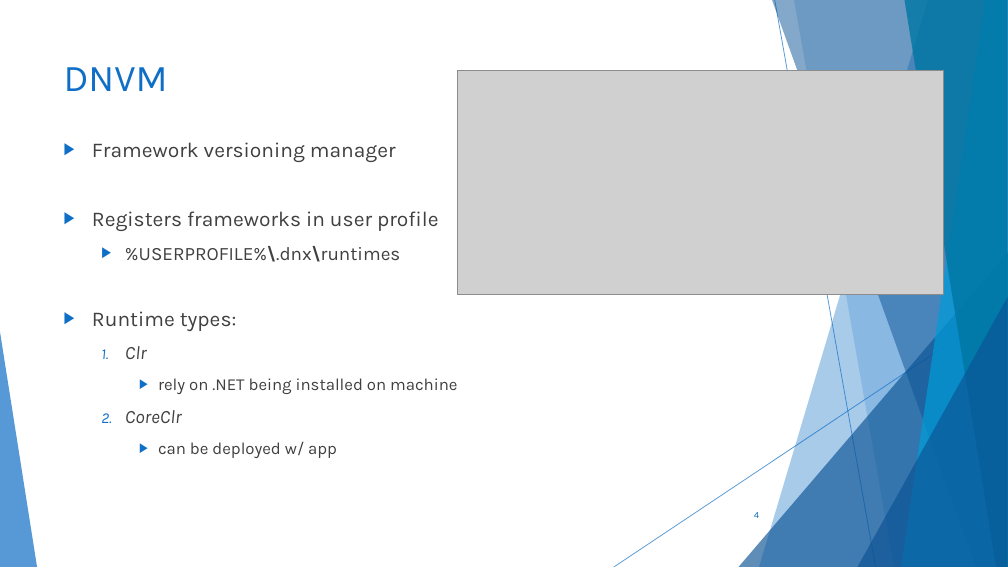
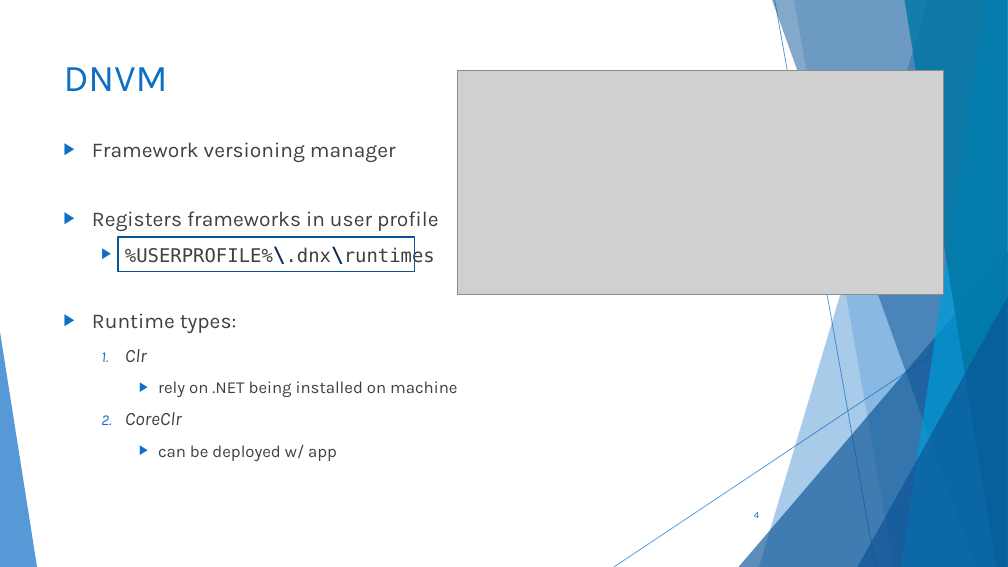
Before and after one commit to scottaddie/slide-decks, a slide deck: slide 4 of Getting Started with ASP.NET Core 1.0 in VS Code - SFLCC.pptx. Drawn at 1008x567 pixels with LibreOffice and Linux fonts; fonts in the diff are those of the drawing; grey boxes stand for pictures. Boxes give left, top, right and bottom in pixels: in the first picture for what was removed or moved away, otherwise in the second. Text is boxed around its words. In the diff, an @@ line names an element or a change of style, - is before the commit and + after.

```diff
--- a/Getting Started with ASP.NET Core 1.0 in VS Code - SFLCC.pptx
+++ b/Getting Started with ASP.NET Core 1.0 in VS Code - SFLCC.pptx
@@ rectangle added at (118,237,414,271), outline #0B5292 1.5 pt @@
@@ text at (125,247,435,267): size 18 to 20 pt, font Karla to DejaVu Sans Mono, text colour #404040 to #113052 in "%USERPROFILE%\.dnx\runtimes" @@
```
Also in this commit, not shown: 8 other slides changed.
